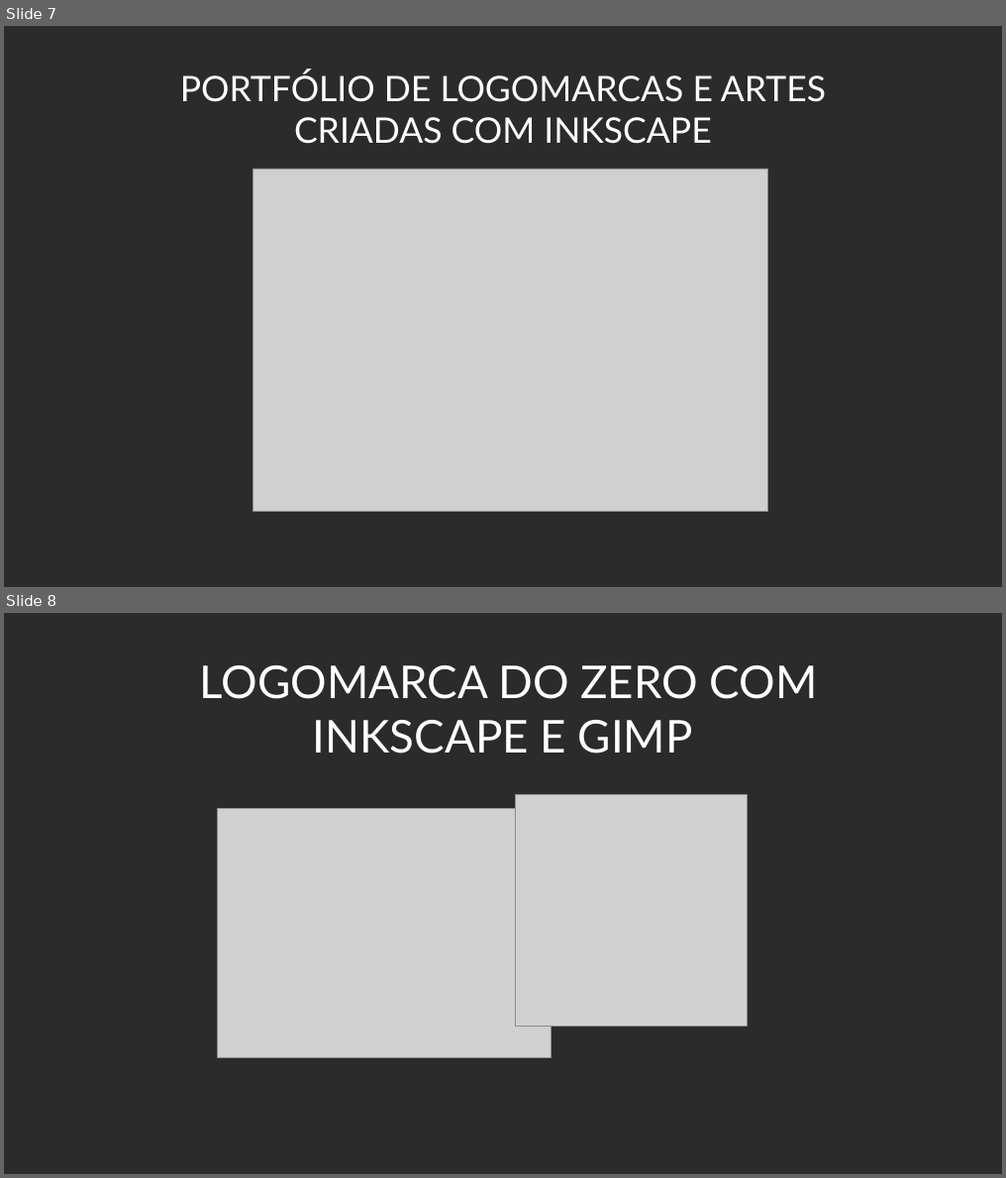
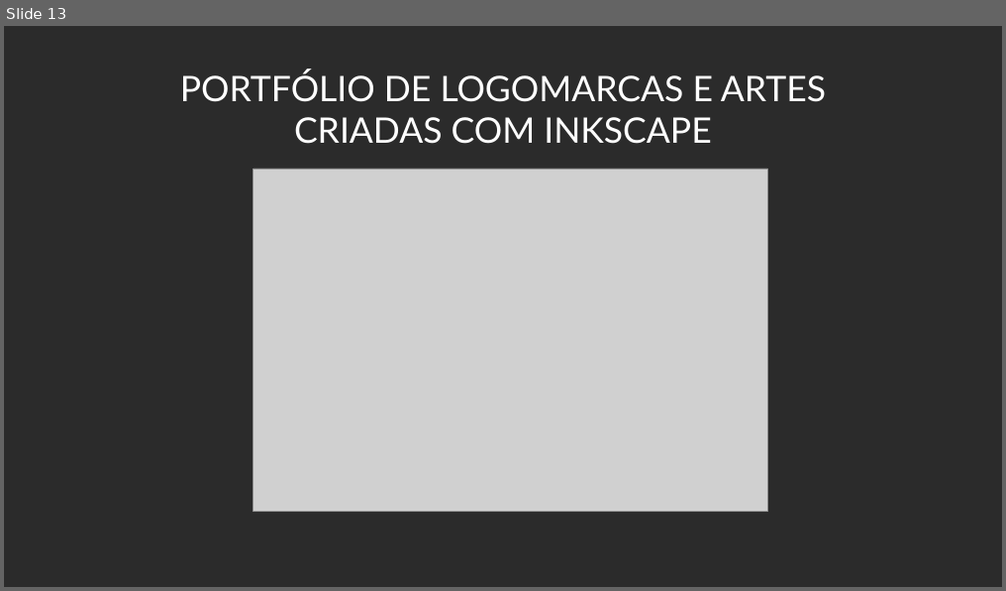
Before and after one commit to Doginnn/expotec2020, a slide deck: palestras/Expotec_2020_Criando logo INKSCAPE e GIMP.odp. Shown one above the other, each under a label of ours: slides 7 and 8 before the commit, slide 13 after it. The pictures are 1006x1178 and 1006x591 pixels, drawn with LibreOffice and Linux fonts; fonts in the diff are those of the drawing; grey boxes stand for pictures; background and template pictures are left out; a plain dark background stands for a picture behind light text. Boxes give left, top, right and bottom in pixels: in the first picture for what was removed or moved away, otherwise in the second. Text is boxed around its words. In the diff, an @@ line names an element or a change of style, - is before the commit and + after.

Commit message:
[ADD]Modificando palestra logo do zero com INKSCAPE e GIMP

```diff
--- a/palestras/Expotec_2020_Criando logo INKSCAPE e GIMP.odp
+++ b/palestras/Expotec_2020_Criando logo INKSCAPE e GIMP.odp
@@ slide 8 removed at bbox=[4, 613, 1002, 1174], background picture (left out) @@
@@ text removed at bbox=[200, 665, 818, 754] @@
-LOGOMARCA DO ZERO COM INKSCAPE E GIMP
@@ picture removed at bbox=[218, 809, 550, 1059] @@
@@ picture removed at bbox=[515, 795, 746, 1027] @@
@@ what was slide 7 is now slide 13 @@
```
Also in this commit, not shown: 7 slides added, 1 other slide removed.
